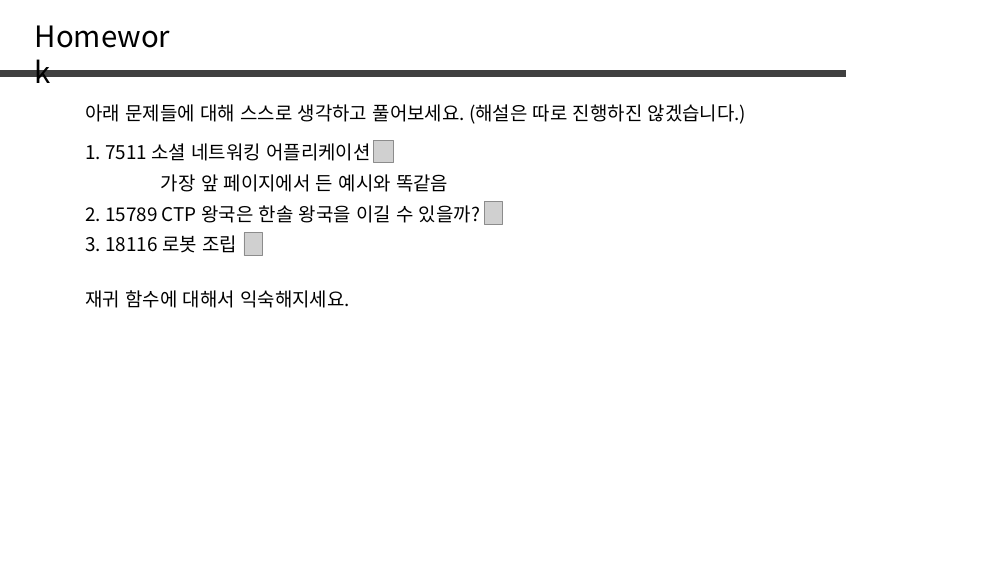
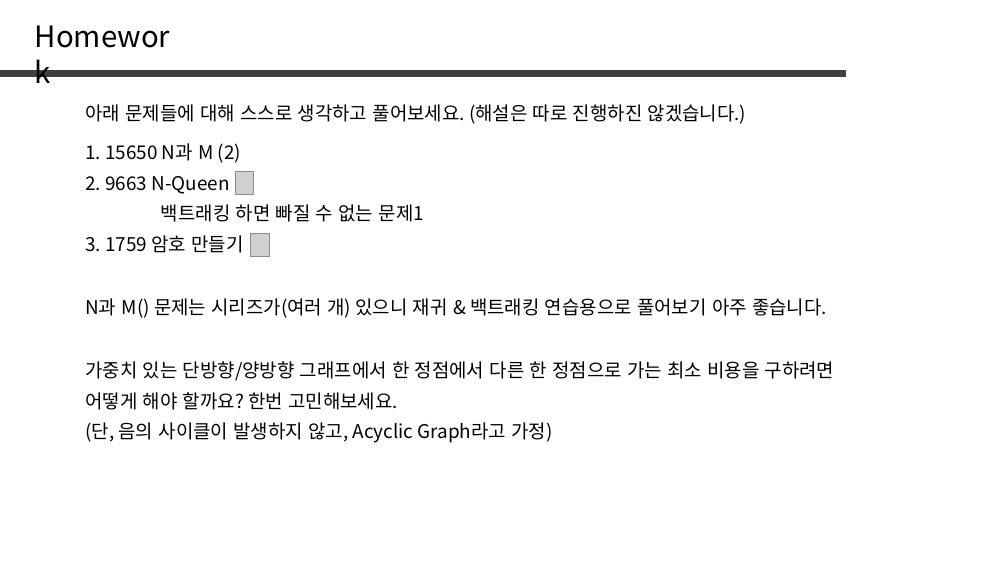
Before and after one commit to jaehoo1/PS-study, a slide deck: slide 31 of study/11_Recursion, Backtracking.pptx (slide 48 before the commit). Drawn at 1008x567 pixels with LibreOffice and Linux fonts; fonts in the diff are those of the drawing; grey boxes stand for pictures. Boxes give left, top, right and bottom in pixels: in the first picture for what was removed or moved away, otherwise in the second. Text is boxed around its words. In the diff, an @@ line names an element or a change of style, - is before the commit and + after.

```diff
--- a/study/11_Recursion, Backtracking.pptx
+++ b/study/11_Recursion, Backtracking.pptx
@@ text at [85, 143, 241, 163]: text changed @@
-1. 7511 소셜 네트워킹 어플리케이션
+1. 15650 N과 M (2)
@@ picture removed at [374, 140, 393, 162] @@
@@ text at [85, 176, 229, 194]: text changed @@
-2. 15789 CTP 왕국은 한솔 왕국을 이길 수 있을까?
+2. 9663 N-Queen
@@ text removed at [161, 174, 448, 192] @@
-가장 앞 페이지에서 든 예시와 똑같음
@@ picture: place and size @@
-picture at [484, 202, 502, 225]
+picture at [235, 172, 253, 194]
@@ text added at [161, 204, 424, 222], 18 pt, text #000000 @@
+백트래킹 하면 빠질 수 없는 문제1
@@ text at [85, 235, 244, 253]: text changed @@
-3. 18116 로봇 조립
+3. 1759 암호 만들기
@@ picture removed at [244, 233, 262, 256] @@
@@ picture added at [251, 233, 270, 256] @@
@@ text added at [85, 298, 827, 318], 18 pt, text #000000 @@
+N과 M() 문제는 시리즈가(여러 개) 있으니 재귀 & 백트래킹 연습용으로 풀어보기 아주 좋습니다.
@@ text at [85, 361, 835, 381]: text changed @@
-재귀 함수에 대해서 익숙해지세요.
+가중치 있는 단방향/양방향 그래프에서 한 정점에서 다른 한 정점으로 가는 최소 비용을 구하려면
@@ text added at [85, 392, 398, 410], 18 pt, text #000000 @@
+어떻게 해야 할까요? 한번 고민해보세요.
@@ text added at [85, 422, 552, 443], 18 pt, text #000000 @@
+(단, 음의 사이클이 발생하지 않고, Acyclic Graph라고 가정)
```
Also in this commit, not shown: 1 other slide changed, 11 slides added, 28 slides removed.
